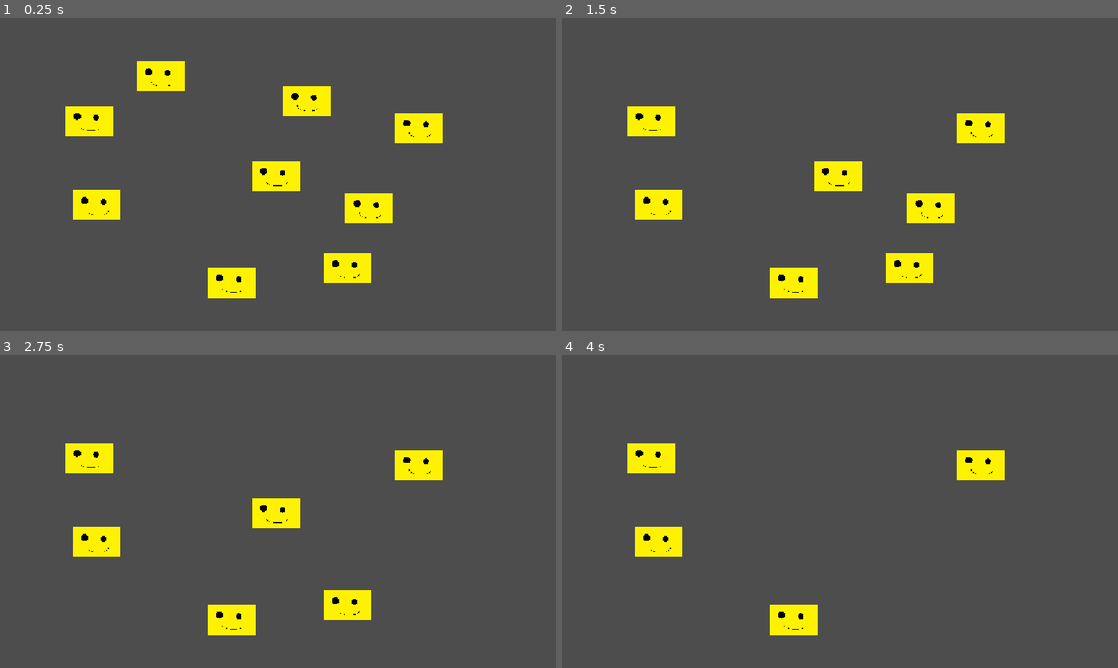
Above: before the commit, frames 1-4 (two rows, left to right).
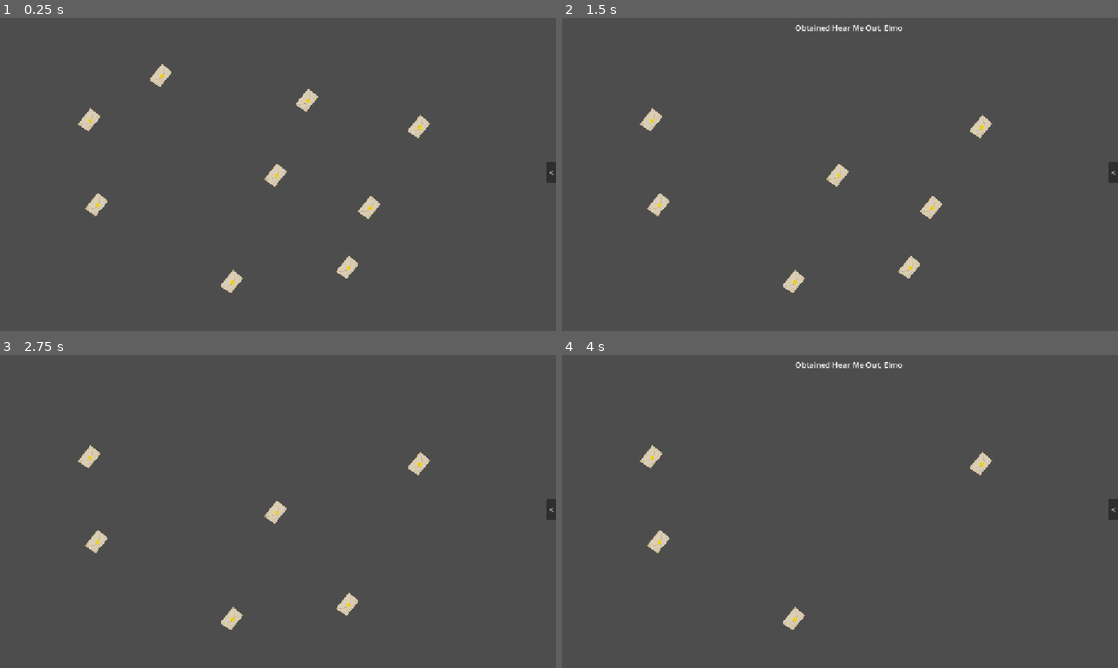
Above: after the commit, the same moments.

Repository: jegeiii/kafcult-co.-s-GIMJAM
Game: Godot game, scene res://scenes/inventory_test.tscn
The game is run twice, just before and just after one commit, with the same random seed, the same clock (stepped at 60 frames per second) and the same inputs. This scene is started directly instead of the project's main scene.
Inputs (mouse positions are in pixels of both pictures, inside the frame that each line leads up to):
- Up to frame 1 (0.25 s): no input
- Up to frame 2 (1.5 s): click (867, 102) at 0.5 s; click (723, 77) at 1.25 s
- Up to frame 3 (2.75 s): click (366, 545) at 2 s
- Up to frame 4 (4 s): click (840, 511) at 2.75 s; click (906, 605) at 3.5 s

The runs differ from the first frame. In frame 1, 7.5% of the frame differs, in the area x 11-100%, y 13-90%; in frame 2, 6.1%; in frame 3, 5.0%; in frame 4, 3.6%.

Commit message:
feat: the clickables hitbox now dynamically changes based on the texture

Diff:
--- a/item.json
+++ b/item.json
@@ -3,6 +3,7 @@
 		{
 			"name": "How to Prog: 101",
 			"count": 0,
+			"inspect_depth": 1,
 			"description": "As the title suggests.",
 			"texture_path": "res://graphics/a.png"
 		},
@@ -10,7 +11,16 @@
 		{
 			"name": "Hear Me Out, Elmo",
 			"count": 0,
+			"inspect_depth": 1,
 			"description": "I have nothing else to say.",
 			"texture_path": "res://graphics/b.png"
-		}
+		},
+	"letter_to_william":
+		{
+			"name": "Letter to William",
+			"count": 0,
+			"inspect_depth": 2,
+			"description": "A letter intended for William",
+			"texture_path": "res://graphics/letter_to_william.png"
+		},
 }
--- a/items.json
+++ /dev/null
@@ -1,14 +0,0 @@
-{
-	"a": {
-		"count": 1.0,
-		"description": "As the title suggests.",
-		"name": "How to Prog: 101",
-		"texture_path": "res://graphics/a.png"
-	},
-	"b": {
-		"count": 1.0,
-		"description": "I have nothing else to say.",
-		"name": "Hear Me Out, Elmo",
-		"texture_path": "res://graphics/b.png"
-	}
-}
--- a/scenes/ACT1.tscn
+++ b/scenes/ACT1.tscn
@@ -4,9 +4,27 @@
 [ext_resource type="Script" uid="uid://dxfqjxdh1v6an" path="res://scripts/act_1.gd" id="1_vrawt"]
 [ext_resource type="AudioStream" uid="uid://dlpyn7wr33tju" path="res://audio/act1_placeholder.mp3" id="3_3hga0"]
 [ext_resource type="Script" uid="uid://cfle5fyc23mhf" path="res://scripts/act_1_audio.gd" id="4_dgj6o"]
+[ext_resource type="Texture2D" uid="uid://dko16tgyu12ji" path="res://graphics/letter_to_william.png" id="5_awjct"]
+[ext_resource type="PackedScene" uid="uid://ci4sol1vea776" path="res://scenes/clickables.tscn" id="5_wybf4"]
+
+[sub_resource type="RectangleShape2D" id="RectangleShape2D_ykcb2"]
+size = Vector2(157.98724, 115.39972)
 
 [node name="Node2D" type="Node2D" unique_id=1426360670]
 script = ExtResource("1_vrawt")
+
+[node name="AudioStreamPlayer" type="AudioStreamPlayer" parent="." unique_id=824933361]
+stream = ExtResource("3_3hga0")
+script = ExtResource("4_dgj6o")
+
+[node name="Timer" type="Timer" parent="AudioStreamPlayer" unique_id=871860394]
+
+[node name="letter_to_william" parent="." unique_id=316619854 instance=ExtResource("5_wybf4")]
+offset_right = 986.0
+offset_bottom = 530.0
+texture_normal = ExtResource("5_awjct")
+item_id = "letter_to_william"
+button_interaction = "inspect"
 
 [node name="fade_black" parent="." unique_id=1813767706 instance=ExtResource("1_ac27t")]
 visible = false
@@ -16,17 +34,17 @@
 offset_bottom = 654.0
 color = Color(0, 0, 0, 1)
 
-[node name="act1_audio" type="AudioStreamPlayer" parent="." unique_id=824933361]
-stream = ExtResource("3_3hga0")
-script = ExtResource("4_dgj6o")
+[node name="Area2D" type="Area2D" parent="." unique_id=1592648120]
+position = Vector2(824, 432)
 
-[node name="Timer" type="Timer" parent="act1_audio" unique_id=871860394]
+[node name="CollisionShape2D" type="CollisionShape2D" parent="Area2D" unique_id=1423111504]
+position = Vector2(-353.47095, -0.14776611)
+rotation = 2.2811453
+shape = SubResource("RectangleShape2D_ykcb2")
 
-[node name="table" type="ColorRect" parent="." unique_id=1352512355]
-offset_left = 132.0
-offset_top = 403.0
-offset_right = 1056.0
-offset_bottom = 596.0
-color = Color(0.41166076, 0.3027552, 0.230329, 1)
+[node name="Sprite2D" type="Sprite2D" parent="Area2D" unique_id=2140803765]
+position = Vector2(-354.00003, 5.0000153)
+scale = Vector2(0.17465281, 0.16840275)
+texture = ExtResource("5_awjct")
 
-[connection signal="timeout" from="act1_audio/Timer" to="fade_black" method="fade_in" binds= [1.0]]
+[connection signal="timeout" from="AudioStreamPlayer/Timer" to="fade_black" method="fade_in" binds= [1.0]]
--- a/scenes/clickables.tscn
+++ b/scenes/clickables.tscn
@@ -1,15 +1,15 @@
 [gd_scene format=3 uid="uid://ci4sol1vea776"]
 
 [ext_resource type="Script" uid="uid://cnyokkvpg3008" path="res://scripts/clickables.gd" id="1_bw4n5"]
-[ext_resource type="Texture2D" uid="uid://b48765n6krxm" path="res://graphics/a.png" id="1_sgte0"]
+[ext_resource type="Texture2D" uid="uid://dko16tgyu12ji" path="res://graphics/letter_to_william.png" id="1_nhl53"]
 [ext_resource type="PackedScene" uid="uid://c1tdbiw7wt4m3" path="res://scenes/dimmer.tscn" id="3_sgte0"]
 
 [node name="clickables" type="TextureButton" unique_id=316619854]
-offset_left = 887.0
-offset_top = 436.0
-offset_right = 991.0
-offset_bottom = 498.0
-texture_normal = ExtResource("1_sgte0")
+offset_left = 515.0
+offset_top = 296.0
+offset_right = 619.0
+offset_bottom = 358.0
+texture_normal = ExtResource("1_nhl53")
 ignore_texture_size = true
 stretch_mode = 5
 script = ExtResource("1_bw4n5")
--- a/scenes/inventory_test.tscn
+++ b/scenes/inventory_test.tscn
@@ -9,6 +9,7 @@
 offset_top = 141.0
 offset_right = 688.0
 offset_bottom = 203.0
+usable = true
 
 [node name="b" parent="." unique_id=316619854 instance=ExtResource("1_h73wm")]
 offset_left = 281.0
@@ -25,9 +26,7 @@
 
 [node name="clickables4" parent="." unique_id=684547791 instance=ExtResource("1_h73wm")]
 offset_left = 519.0
-offset_top = 296.0
 offset_right = 623.0
-offset_bottom = 358.0
 item_id = "b"
 
 [node name="clickables5" parent="." unique_id=215888762 instance=ExtResource("1_h73wm")]
--- a/scenes/inventory_ui.tscn
+++ b/scenes/inventory_ui.tscn
@@ -5,7 +5,6 @@
 [ext_resource type="PackedScene" uid="uid://c1tdbiw7wt4m3" path="res://scenes/dimmer.tscn" id="3_mdwe3"]
 
 [node name="InventoryUI" type="Control" unique_id=231228800]
-visible = false
 layout_mode = 3
 anchors_preset = 0
 script = ExtResource("1_ylkvr")
@@ -84,10 +83,10 @@
 anchor_top = 0.5
 anchor_right = 0.5
 anchor_bottom = 0.5
-offset_left = -31.0
-offset_top = -69.0
-offset_right = 69.0
-offset_bottom = 31.0
+offset_left = 529.0
+offset_top = 216.0
+offset_right = 629.0
+offset_bottom = 316.0
 grow_horizontal = 2
 grow_vertical = 2
 ignore_texture_size = true
@@ -96,18 +95,20 @@
 [node name="Label" type="Label" parent="item_closeup" unique_id=480561035]
 visible = false
 layout_mode = 0
-offset_right = 40.0
-offset_bottom = 23.0
+offset_left = -94.0
+offset_top = 62.0
+offset_right = 74.0
+offset_bottom = 160.0
 
 [node name="dimmer" parent="item_closeup" unique_id=1440613432 instance=ExtResource("3_mdwe3")]
 
 [node name="PanelContainer" type="PanelContainer" parent="item_closeup" unique_id=1272769160]
 self_modulate = Color(1, 1, 1, 0)
 layout_mode = 0
-offset_left = -161.0
-offset_top = 126.0
-offset_right = 238.0
-offset_bottom = 266.0
+offset_left = -154.0
+offset_top = 159.0
+offset_right = 245.0
+offset_bottom = 299.0
 
 [node name="RichTextLabel" type="RichTextLabel" parent="item_closeup/PanelContainer" unique_id=328659117]
 layout_mode = 2
@@ -115,11 +116,12 @@
 vertical_alignment = 1
 
 [node name="use_button" type="Button" parent="item_closeup" unique_id=172195069]
+visible = false
 layout_mode = 0
-offset_left = 276.0
-offset_top = 182.0
-offset_right = 353.0
-offset_bottom = 213.0
+offset_left = 9.0
+offset_top = 311.0
+offset_right = 86.0
+offset_bottom = 342.0
 text = "Use Item"
 
 [node name="notification" type="PanelContainer" parent="." unique_id=930474287]
@@ -141,4 +143,5 @@
 
 [connection signal="pressed" from="Button" to="." method="expand_inventory"]
 [connection signal="gui_input" from="fade_black" to="." method="_on_fade_black_gui_input"]
+[connection signal="pressed" from="item_closeup" to="." method="_on_item_closeup_pressed"]
 [connection signal="pressed" from="item_closeup/use_button" to="." method="_on_use_button_pressed"]
--- a/scripts/act_1.gd
+++ b/scripts/act_1.gd
@@ -1,10 +1,15 @@
 extends Node2D
 
+@export var audio: PackedScene
 
 # Called when the node enters the scene tree for the first time.
 func _ready() -> void:
-	#$act1_audio.play()
-	pass
+	$AudioStreamPlayer.stream = audio["act1_1"]
+	$AudioStreamPlayer.play()
+	$AudioStreamPlayer.stream = audio["act1_2"]
+	$AudioStreamPlayer.play()
+	await $AudioStreamPlayer.finished
+	$fade_black.fade_in(1)
 
 # Called every frame. 'delta' is the elapsed time since the previous frame.
 func _process(delta: float) -> void:
--- a/scripts/clickables.gd
+++ b/scripts/clickables.gd
@@ -2,9 +2,13 @@
 
 @export var item_id = "placeholder"
 @export var button_interaction = "get" #get or interact
+@export var usable: bool = false
 
 func _ready():
 	InventoryUi.fade_black_pressed.connect(_on_root_fade_black_gui_input)
+	var bitmap := BitMap.new()
+	bitmap.create_from_image_alpha(texture_normal.get_image())
+	texture_click_mask = bitmap
 	#reset_size()
 	#texture_normal = load(InventoryUi.inventory[item_id]["texture_path"])
 	#print(item_id)
@@ -19,10 +23,10 @@
 		InventoryUi.add_item(self, item_id)
 	elif button_interaction == "inspect":
 		disabled = true
-		InventoryUi.InventoryInspect(item_id)
+		InventoryUi.InventoryInspect(item_id, usable)
 	elif button_interaction == "inventory":
 		disabled = true
-		InventoryUi.InventoryInspect(item_id)
+		InventoryUi.InventoryInspect(item_id, usable)
 
 func _on_root_fade_black_gui_input():
 	set_deferred("disabled", false)
--- a/scripts/inventory_manager.gd
+++ b/scripts/inventory_manager.gd
@@ -59,12 +59,13 @@
 		$notification/RichTextLabel.visible = not $notification/RichTextLabel.visible
 	$notification/RichTextLabel.visible = false
 
-func InventoryInspect(item_id: String):
+func InventoryInspect(item_id: String, usable: bool):
 	print("a")
 	$fade_black.transparent()
 	$fade_black.mouse_filter = Control.MOUSE_FILTER_STOP
 	$item_closeup/PanelContainer/RichTextLabel.text = inventory[item_id]["description"]
 	$item_closeup.visible = true
+	$item_closeup/use_button.visible = usable
 	$item_closeup.texture_normal = load(inventory[item_id]["texture_path"])
 	$item_closeup/Label.text = item_id
 
@@ -92,3 +93,7 @@
 	$item_closeup.visible = false
 	$fade_black.fade_in(0.1)
 	$fade_black.mouse_filter = Control.MOUSE_FILTER_IGNORE
+
+func _on_item_closeup_pressed() -> void:
+	pass
+	#if inventory[item_id]["inspect_depth"] > 0:
--- a/scripts/play_button.gd
+++ b/scripts/play_button.gd
@@ -3,6 +3,7 @@
 var next_scene = preload("res://scenes/ACT1.tscn")
 
 func _ready():
+	InventoryUi.toggle_inventory(false)
 	pass
 
 func _on_pressed():
Not shown, added: audio/act1_1.wav.import
Not shown, added: audio/act1_2.wav.import
Binary file added: graphics/letter_to_william.png
Not shown, added: graphics/letter_to_william.png.import
Not shown, added: audio/act1_1.wav
Not shown, added: audio/act1_2.wav
Not shown, added: scenes/clickables.tscn4156317046.tmp
